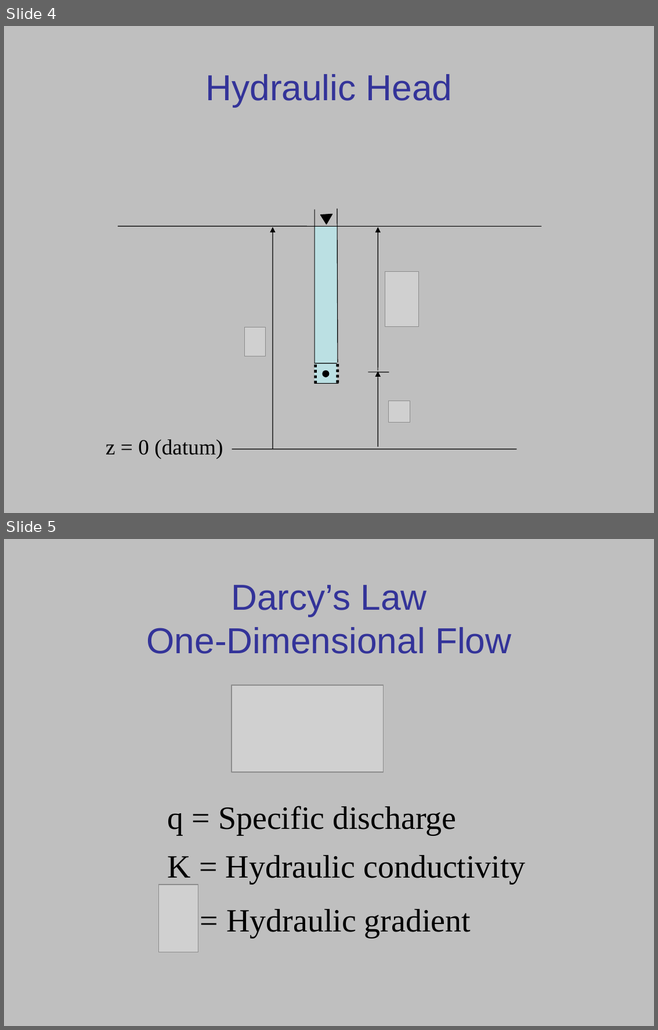
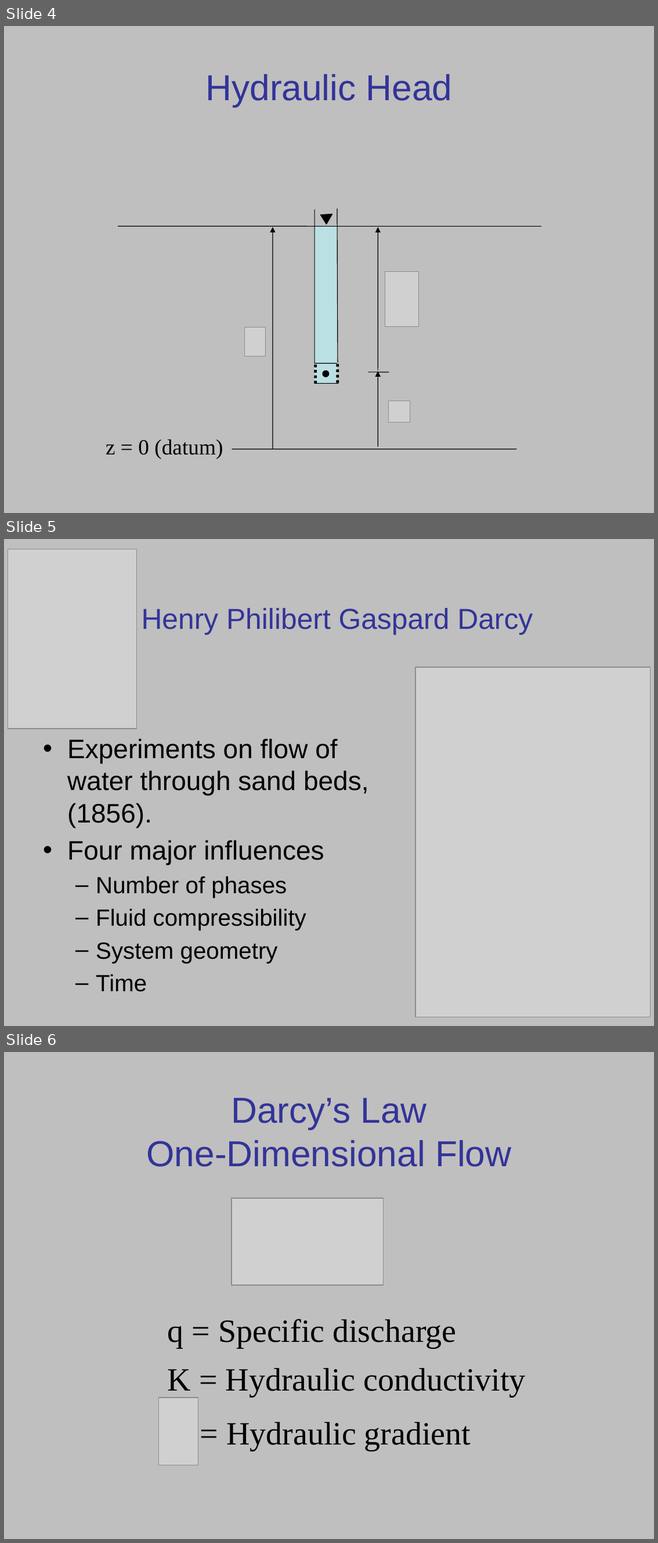
Before and after one commit to langevin-usgs/modflow-memphis-2023, a slide deck: lectures/Day1_1lecture_Groundwater_Flow_Equation_Overview.pptx. Shown one above the other, each under a label of ours: slides 4 and 5 before the commit, slides 4, 5 and 6 after it. The pictures are 658x1030 and 658x1543 pixels, drawn with LibreOffice and Linux fonts; fonts in the diff are those of the drawing; grey boxes stand for pictures. Boxes give left, top, right and bottom in pixels: in the first picture for what was removed or moved away, otherwise in the second. Text is boxed around its words. In the diff, an @@ line names an element or a change of style, - is before the commit and + after.

Commit message:
update lecture 1

```diff
--- a/lectures/Day1_1lecture_Groundwater_Flow_Equation_Overview.pptx
+++ b/lectures/Day1_1lecture_Groundwater_Flow_Equation_Overview.pptx
@@ slide 5 added at box(4, 539, 654, 1026), background #BFBFBF @@
@@ picture added at box(8, 549, 136, 729) @@
@@ title added at box(141, 608, 532, 635), 32 pt, text #333399 @@
+Henry Philibert Gaspard Darcy
@@ picture added at box(415, 667, 650, 1017) @@
@@ text added at box(67, 739, 369, 992), 29.6 pt, text #000000 @@
+• Experiments on flow of water through sand beds, (1856).
+• Four major influences
+  – Number of phases
+  – Fluid compressibility
+  – System geometry
+  – Time
@@ what was slide 5 is now slide 6 @@
```
